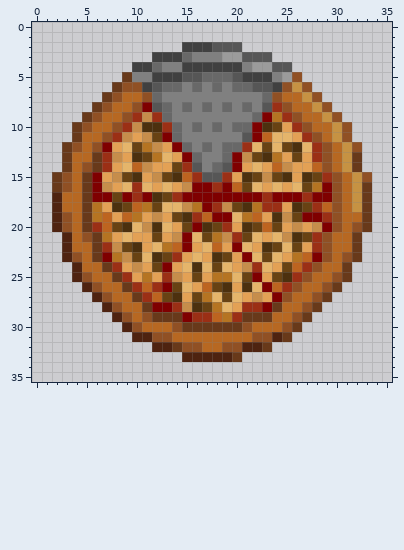
File history of a pixel-art sprite, Assets/Sprites/FiveSixthsPizza.png. The picture above was drawn from the file before the commit.
The file is 36x36 pixels.
After:
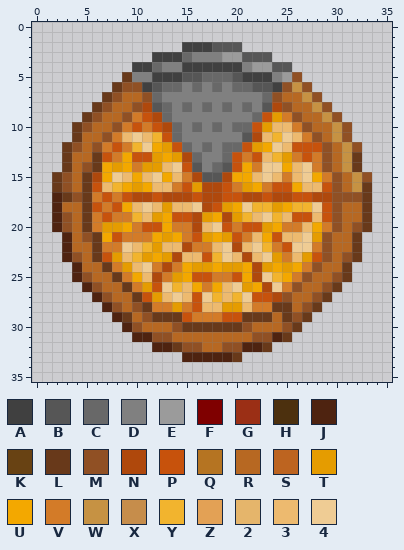
Palette (. is transparent): A #404040  B #565656  C #686868  D #808080  E #9b9b9b  F #7f0000  G #9b2f15  H #4c300e  J #4e2310  K #684213  L #68391a  M #905024  N #af480c  P #c7520c  Q #b57422  R #b76822  S #bd6420  T #e59c00  U #f3a800  V #d37b28  W #c69243  X #c68d4b  Y #f2b42e  Z #e3a155  2 #e5b56b  3 #edba6f  4 #efcc94
Changes in this commit:
@@ x 0..35 @@
  7 .......LMRRMCDDDDDDDDDDCMRRWM.......
- 8 ......LMRRMFBCDCDCDCDCDBGMRRWM......
- 9 .....LMRRMGXGCDDDDDDDDCFQGMRRWM.....
-10 ....LMRRMGXHHGCDCDCDCCFHKZGMRRWM....
-11 ....LRRMGXZXKFCDDDDDDBFS22ZGMRWM....
-12 ...LMRMFZ2KQXZFCDCDCCG2K2KH2GMRWM...
-13 ...LRRLGXZHKQ2ZFCDDCFXKHQZKZGMRWL...
-14 ...LRMLGZ2SXZZKGBDCBFZ2ZSXZZSMRWL...
-15 ..LMRLFZXKHZXKHSGBBGZHKXKHZHKGMRWM..
-16 ..LMRLFXZ2G2Z2ZXFFGFSK2Z2Z2KQFMRWL..
-17 ..JRRLFFKFGFHKGFFFFFFFFGFFFGFFMRWL..
-18 ..JRRLQZHKSQK22XQFGXKHQGGZHKGSMRWL..
-19 ..JMRLQSZSQZXZKHGSFF2QSZHXKFFGMRRL..
-20 ..JMRLGSKH2XH2ZKFHKGZHKSKZXZXFMRML..
-21 ...JRMLQZ2ZZKZXF2KQXGK2Z2XHKGMRRL...
-22 ...JRRLGXKHZ2QSFZ2SZF2ZHK2KZGMRRL...
-23 ...JMRLFQXK2HKGZ2ZHKZF2K2ZQSFMRML...
-24 ....JRRLGZXZKFZ2H2K2ZXG2ZKSGMRRL....
-25 ....JMRRLGZQZGXZKZQQ2KFZKHGMRRML....
-26 .....JMRRLGSGFK2ZSKHZH2FSGMRRML.....
-27 ......JMRRLGSKHZKQ2K2ZXZFMRRML......
-28 .......JMRRLFFGXHKQ2ZGGFLRRML.......
-29 ........JMRMLLLFGGSQGLLLRRML........
+ 8 ......LMRRMNBCDCDCDCDCDBNMRRWM......
+ 9 .....LMRRMVPNCDDDDDDDDCPTVMRRWM.....
+10 ....LMRRMVPVPNCDCDCDCCPT33VMRRWM....
+11 ....LRRMV343YPCDDDDDDBN3Y43VMRWM....
+12 ...LMRMVPVY4UTPCDCDCCPTU43PPPMRWM...
+13 ...LRRLPVUPPTUTNCDDCPVP3YTVPVMRWL...
+14 ...LRMLUTUVTT34PBDCBPUV44U34VMRWL...
+15 ..LMRLNU43U34U3VNBBNUU343V34UVMRWM..
+16 ..LMRLP3YUTU33VPTNNPVTUVPPU33PMRWL..
+17 ..JLMLVPVPNNPNNNPNNPPNNPNNPPNNMMML..
+18 ..JRRLPVPU343T334NPTU4YYTUYY4PMRRL..
+19 ..JMRLVPVVY3TUPPNTUNTY34Y3PP3PMRRL..
+20 ..JMRLVTTUVPPUVVN34PVPPTUVV3UVMRML..
+21 ...JRMLUPVVVUTUVPTUTPV3UP334TMRRL...
+22 ...JRRLVV43YT33NVV34N34YVP44VMRRL...
+23 ...JMRLPT3YTUTN33PY43N34TV3TPMRML...
+24 ....JRRLVT34VNVUTTUTTUNTUTUVMRRL....
+25 ....JMRRLVU3NVTUPPVVPUN4YUVMRRML....
+26 .....JMRRLVTP4Y3UVU34TUN4VMRRML.....
+27 ......JMRRLPT343P4Y3Y4PPNMRRML......
+28 .......JMRMLVVTVP33TT3VVLLRML.......
+29 ........JLRMLLLPVVVPPLLLRLML........
 30 .........JMRRRMLLLLLLMRRRML.........
Pixel boxes of the changes (left, top, right, bottom) in both pictures:
changed: (62, 102, 362, 322)
